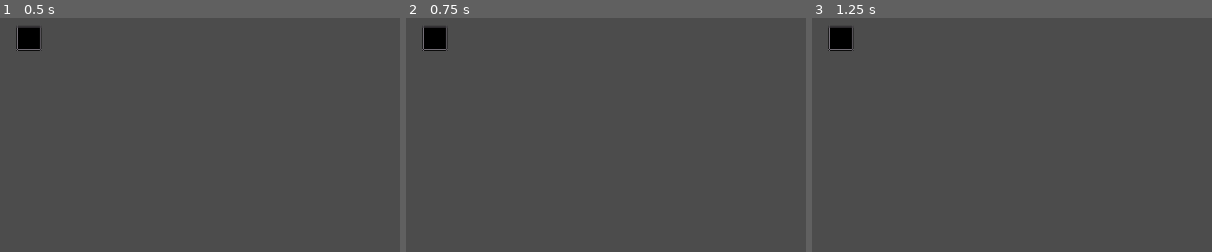
Above: before the commit, frames 1-3 (left to right).
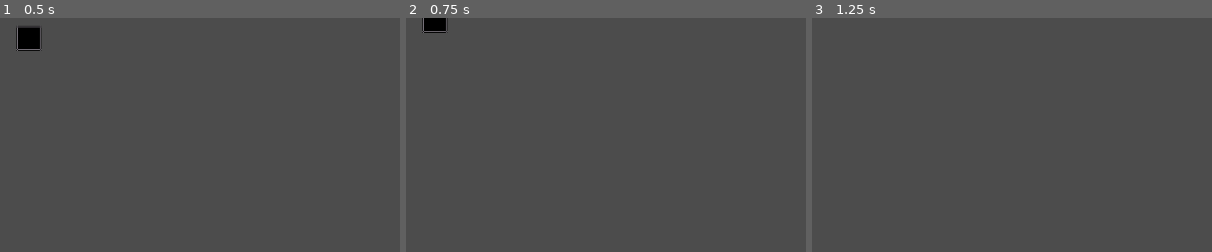
Above: after the commit, the same moments.

Repository: pacomesoual/Test-1
Game: Godot game, scene res://Scenes/Niveaux/Test.tscn
Same seed, same stepped clock (60 frames per second), same inputs: the game is played once before the commit and once after it.
Inputs:
- Up to frame 1 (0.5 s): no input
- Up to frame 2 (0.75 s): tap Enter at 0.5 s; hold W (Kup) from 0.53 s (still down); hold D (Krigh, bound only before the commit) from 0.53 s (still down)
- Up to frame 3 (1.25 s): keep holding W (Kup); keep holding D (Krigh, bound only before the commit)
The pictures show only the part of the screen within x 0-50%, y 0-50%; the shares and areas given below are measured in that part.

Frame 1 is identical in both runs. In frame 2, 0.8% of the frame differs, in the area x 4-11%, y 0-15%; in frame 3, 0.7%.

Commit message:
Patch input & script sans la faute de frappe.

Diff:
--- a/Scripts/Vaisseaux/Déplacement/DeplacementGroupe.gd
+++ b/Scripts/Vaisseaux/Déplacement/DeplacementGroupe.gd
@@ -18,7 +18,7 @@
 
 	lastFrameVelocity = velocity #Tentative #1 du système d'inertie.
 #	Definition de InputMovement comme étant le vector2 représentant les inputs du joueur.
-	InputMovement = Vector2(0 + int(Input.is_action_pressed("right0")) - int(Input.is_action_pressed("left0")),0 + int(Input.is_action_pressed("down0")) - int(Input.is_action_pressed("up0")))
+	InputMovement = Vector2(0 + int(Input.is_action_pressed("Krigh")) - int(Input.is_action_pressed("Kleft")),0 + int(Input.is_action_pressed("Kdown")) - int(Input.is_action_pressed("Kup")))
 
 #	Normalization du mouvement pour s'assurer que la vitesse ne dépasse pas :
 	if(InputMovement.length() >1):
--- a/project.godot
+++ b/project.godot
@@ -807,7 +807,7 @@
 "events": [ Object(InputEventKey,"resource_local_to_scene":false,"resource_name":"","device":0,"alt":false,"shift":false,"control":false,"meta":false,"command":false,"pressed":false,"scancode":0,"physical_scancode":65,"unicode":0,"echo":false,"script":null)
  ]
 }
-Krigh={
+Kright={
 "deadzone": 0.5,
 "events": [ Object(InputEventKey,"resource_local_to_scene":false,"resource_name":"","device":0,"alt":false,"shift":false,"control":false,"meta":false,"command":false,"pressed":false,"scancode":0,"physical_scancode":68,"unicode":0,"echo":false,"script":null)
  ]
